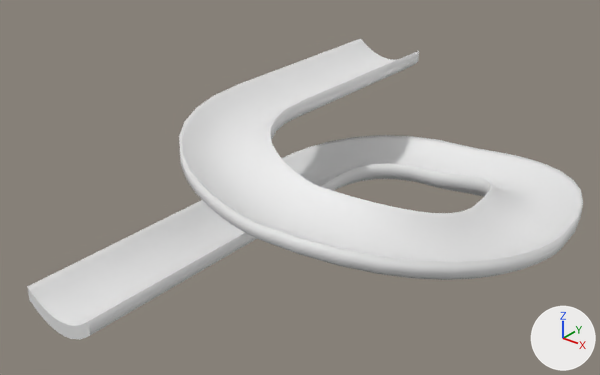
The Blender file Assets/Models/Paths/DownSpiral.blend as it was, and as the next commit left it.
Both versions are drawn from a 50 mm lens placed at (19.0, -30.0, 11.1), pointed at (3.2, -10.2, -1.2). The axes (+X, +Y, +Z) are drawn at lower right. The lights are the same throughout.

The first picture shows 'Path'.
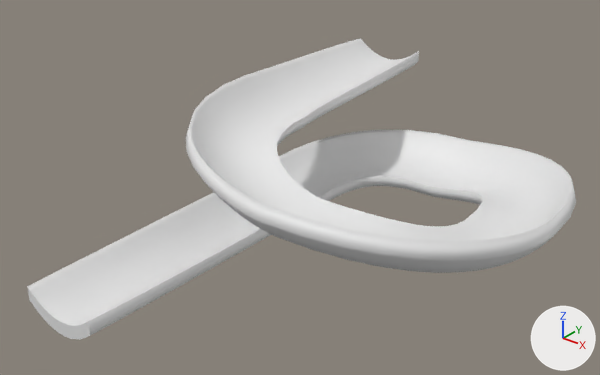
Commit message: Tilt model

Where the change shows, as pixel boxes [x1, y1, x2, y2] in the pictures (600 x 375 px):
'Path', reshaped: before [27, 39, 583, 339]; after [27, 38, 576, 339]

The change, as a list of edits to the scene's bpy script:
```text
Change cu_beziercurve_001:
    where _sp = cu_beziercurve_001.splines.new('BEZIER'); _sp.bezier_points.add(6)
    add _sp.bezier_points.foreach_set('tilt', [0.0, -0.331, -0.331, -0.331, -0.331, -0.114, 0.0])
```
